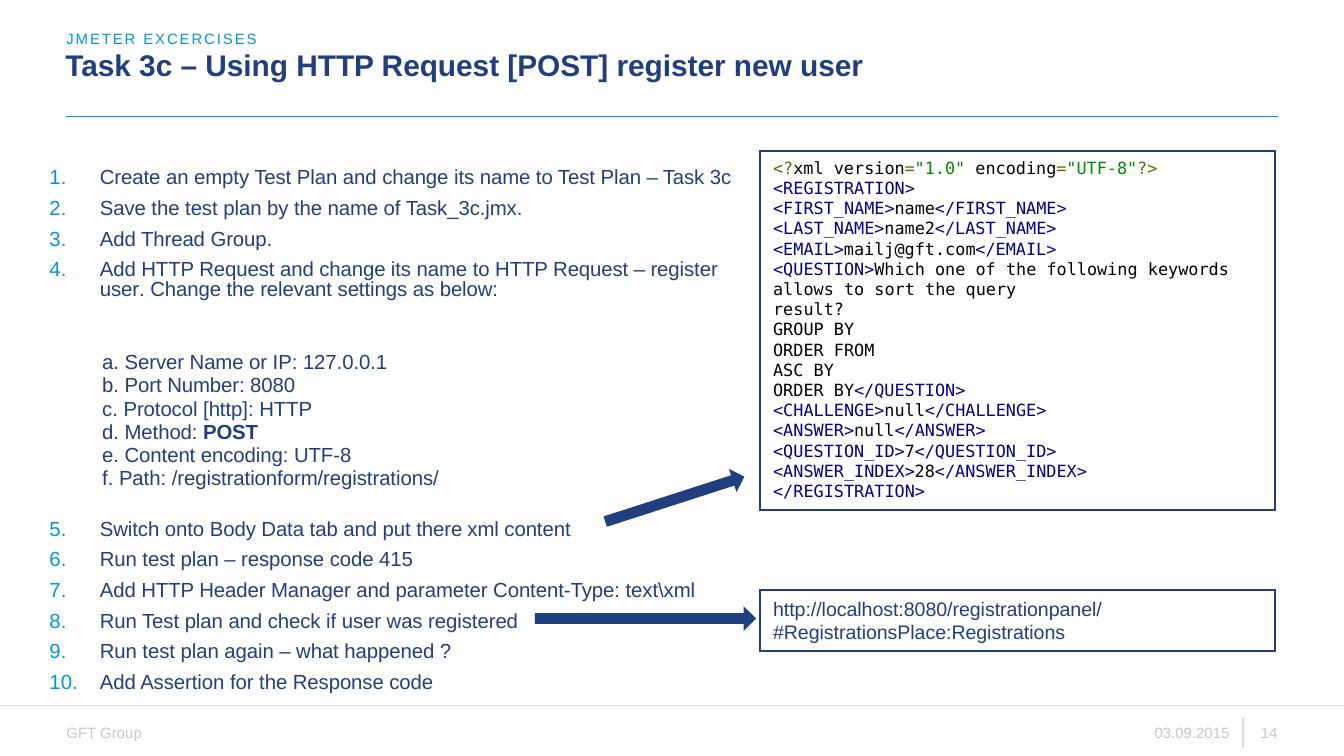
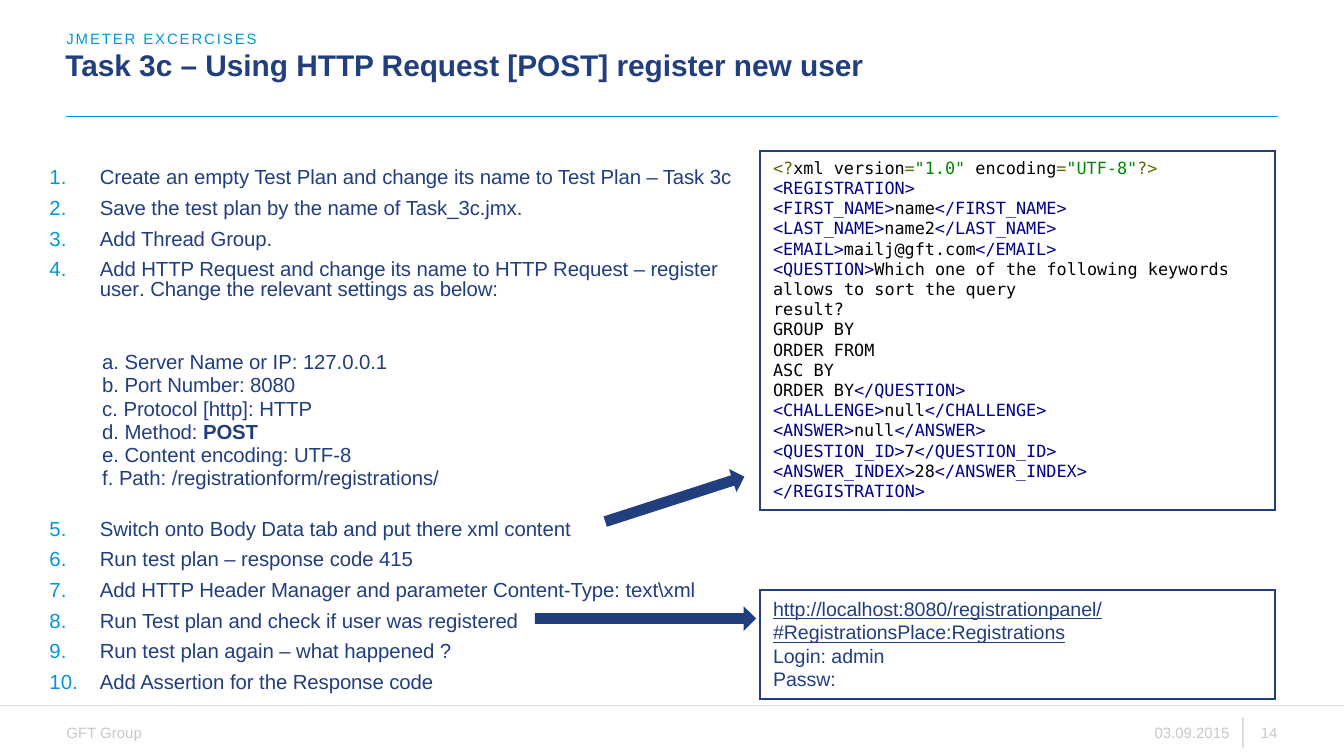
Before and after one commit to jacekokrojek/math.uni.lodz.pl, a slide deck: slide 14 of lesson-7/Student materials - 7 - Test automation with Jmeter.pptx. Drawn at 1344x756 pixels with LibreOffice and Linux fonts; fonts in the diff are those of the drawing; background and template pictures are left out. Boxes give left, top, right and bottom in pixels: in the first picture for what was removed or moved away, otherwise in the second. Text is boxed around its words. In the diff, an @@ line names an element or a change of style, - is before the commit and + after.

```diff
--- a/lesson-7/Student materials - 7 - Test automation with Jmeter.pptx
+++ b/lesson-7/Student materials - 7 - Test automation with Jmeter.pptx
@@ rectangle "http://localhost:8080/registrationpanel/#RegistrationsPlace: ...": place and size @@
-rectangle "http://localhost:8080/registrationpanel/#RegistrationsPlace: ..." at bbox=[759, 590, 1274, 650]
+rectangle "http://localhost:8080/registrationpanel/#RegistrationsPlace: ..." at bbox=[759, 590, 1274, 699]
@@ text in rectangle at bbox=[773, 601, 1102, 643]: underline on in "http://localhost:8080/registrationpanel/#RegistrationsPlace: ..." @@
@@ text in rectangle at bbox=[773, 648, 884, 686]: paragraphs added @@
+Login: admin
+Passw:
```
Also in this commit, not shown: 1 slide added, 1 slide removed.
